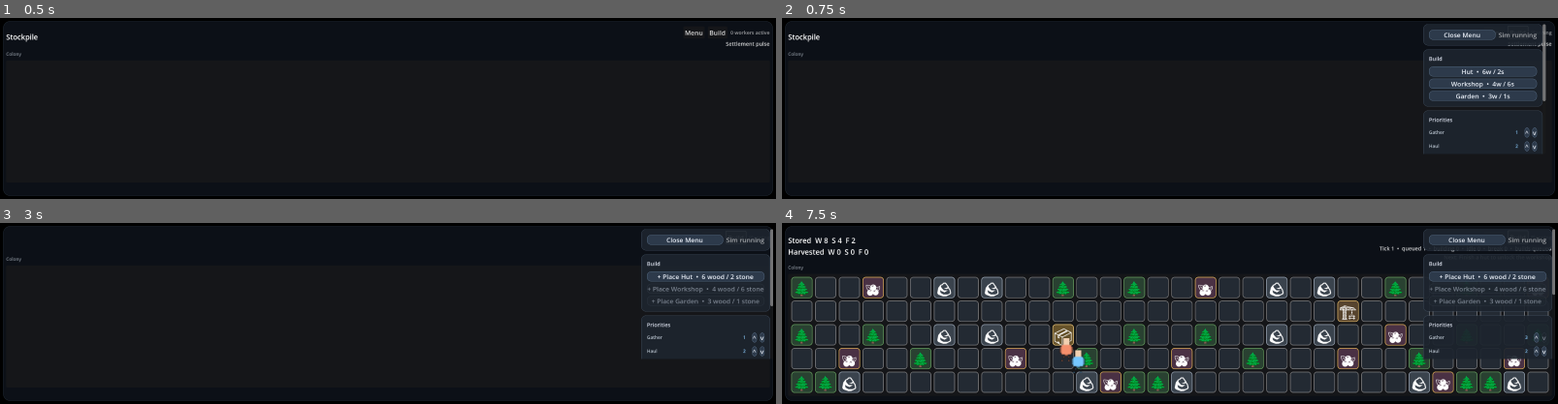
Above: before the commit, frames 1-4 (two rows, left to right).
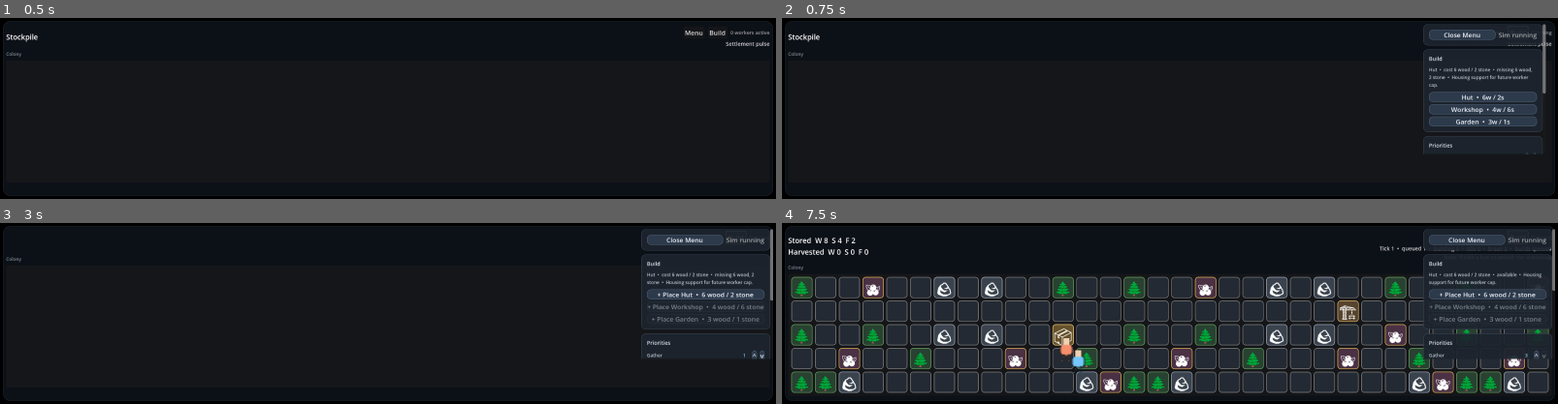
Above: after the commit, the same moments.

Repository: misospace/windowstead
Game: Godot game, scene res://scenes/main.tscn
The game is run twice, just before and just after one commit, with the same random seed, the same clock (stepped at 60 frames per second) and the same inputs.
Inputs (mouse positions are in pixels of both pictures, inside the frame that each line leads up to):
- Up to frame 1 (0.5 s): no input
- Up to frame 2 (0.75 s): click "Build" at 0.5 s
- Up to frame 3 (3 s): click "Hut • 6w / 2s" at 1.25 s; click "Cancel Build" at 2 s; click "Build" at 2.75 s
- Up to frame 4 (7.5 s): click "+ Place Hut • 6 wood / 2 stone" at 3.5 s; click "Menu" at 4.25 s; click "New Game" at 5 s; click "New Game" at 5.75 s; tap Enter at 6.5 s; move the mouse to (1340, 304) at 6.52 s; click (1340, 304) at 6.67 s; click "Build" at 7.25 s

Frame 1 is identical in both runs. In frame 2, 3.5% of the frame differs, in the area x 82-99%, y 26-76%; in frame 3, 2.6%; in frame 4, 2.6%.
Error before the commit: Invalid access to property or key 'events' on a base object of type 'Dictionary'. (res://scripts/main.gd:1848)
Error after the commit: Invalid access to property or key 'events' on a base object of type 'Dictionary'. (res://scripts/main.gd:1896)

Commit message:
Add build cost effect preview

Diff:
--- a/scenes/main.tscn
+++ b/scenes/main.tscn
@@ -291,6 +291,12 @@
 layout_mode = 2
 text = "Build"
 
+[node name="BuildPreviewLabel" type="Label" parent="Backdrop/Margin/Root/SidebarScroll/Right/ManagementPanels/BuildPanel/BuildMargin/BuildBox"]
+unique_name_in_owner = true
+layout_mode = 2
+text = "Select a build"
+autowrap_mode = 3
+
 [node name="BuildButtons" type="VBoxContainer" parent="Backdrop/Margin/Root/SidebarScroll/Right/ManagementPanels/BuildPanel/BuildMargin/BuildBox"]
 unique_name_in_owner = true
 layout_mode = 2
--- a/scripts/constants.gd
+++ b/scripts/constants.gd
@@ -42,6 +42,12 @@
 	"garden": {"wood": 3, "stone": 1},
 }
 
+const BUILD_EFFECTS := {
+	"hut": "Housing support for future worker cap.",
+	"workshop": "Improves build speed and unlocks garden.",
+	"garden": "Adds a steady food supply boost.",
+}
+
 const BUILD_UNLOCKS := {
 	"hut": true,
 	"workshop": "hut",
--- a/scripts/main.gd
+++ b/scripts/main.gd
@@ -8,6 +8,7 @@
 const TILE_BACKDROPS := Constants.TILE_BACKDROPS
 const WORKER_BADGE_COLORS := Constants.WORKER_BADGE_COLORS
 const BUILD_COSTS := Constants.BUILD_COSTS
+const BUILD_EFFECTS := Constants.BUILD_EFFECTS
 const LayoutMath := preload("res://scripts/layout_math.gd")
 const BUILD_UNLOCKS := Constants.BUILD_UNLOCKS
 
@@ -33,6 +34,7 @@
 @onready var menu_button: Button = %HudMenuButton
 @onready var menu_hint: Label = %HudHint
 @onready var build_mode_button: Button = %BuildModeButton
+@onready var build_preview_label: Label = %BuildPreviewLabel
 @onready var menu_actions: VBoxContainer = %MenuActions
 @onready var management_panels: VBoxContainer = %ManagementPanels
 @onready var settings_panel: PanelContainer = %SettingsPanel
@@ -122,7 +124,7 @@
 			label.add_theme_font_size_override("font_size", 14)
 			label.add_theme_color_override("font_color", Color(0.93, 0.95, 1.0, 0.96))
 
-	for label_name in ["GatherLabel", "HaulLabel", "BuildLabel", "DockSideLabel", "TickSpeedLabel", "WorldLabel", "ActivityLabel", "StatusLabel", "HudHint", "TickSpeedValue"]:
+	for label_name in ["GatherLabel", "HaulLabel", "BuildLabel", "DockSideLabel", "TickSpeedLabel", "WorldLabel", "ActivityLabel", "StatusLabel", "HudHint", "TickSpeedValue", "BuildPreviewLabel"]:
 		var info_label := maybe_node("%%%s" % label_name) as Label
 		if info_label:
 			info_label.add_theme_font_size_override("font_size", 12)
@@ -633,7 +635,10 @@
 func wire_controls() -> void:
 	for row in %BuildButtons.get_children():
 		if row is Button:
-			row.pressed.connect(func() -> void: begin_build_placement(String(row.get_meta("kind"))))
+			var kind := String(row.get_meta("kind"))
+			row.pressed.connect(func() -> void: begin_build_placement(kind))
+			row.mouse_entered.connect(func() -> void: update_build_preview(kind))
+			row.focus_entered.connect(func() -> void: update_build_preview(kind))
 	%SaveButton.pressed.connect(save_game)
 	%ResetButton.pressed.connect(start_new_game)
 	menu_button.pressed.connect(toggle_menu)
@@ -791,6 +796,7 @@
 	for child in management_panels.get_children():
 		child.visible = child != settings_panel
 	settings_panel.visible = false
+	update_build_preview(first_visible_build_kind())
 	update_menu_button_text()
 
 func open_settings() -> void:
@@ -1281,7 +1287,8 @@
 		push_event("%s is locked. Build the previous upgrade first." % cap(kind))
 		return
 	pending_build_kind = kind
-	world_label.text = "Colony  •  placing %s" % cap(kind)
+	world_label.text = "Colony  •  placing %s  •  %s" % [cap(kind), build_cost_text(kind)]
+	status_label.text = build_preview_text(kind)
 	push_event("Placement mode: click a ground tile for %s." % cap(kind))
 	sidebar_scroll.visible = false
 	menu_actions.visible = false
@@ -1536,10 +1543,51 @@
 			var costs: Dictionary = BUILD_COSTS[kind]
 			child.disabled = not unlocked
 			child.text = "+ Place %s  •  %d wood / %d stone" % [cap(kind), int(costs.get("wood", 0)), int(costs.get("stone", 0))]
-			if unlocked:
-				child.tooltip_text = "Click, then place a %s on an open tile." % cap(kind)
-			else:
-				child.tooltip_text = "Locked until %s is finished." % cap(String(BUILD_UNLOCKS[kind]))
+			child.tooltip_text = build_preview_text(kind)
+	update_build_preview(pending_build_kind if not pending_build_kind.is_empty() else first_visible_build_kind())
+
+func first_visible_build_kind() -> String:
+	for child in %BuildButtons.get_children():
+		if child is Button:
+			return String(child.get_meta("kind"))
+	return ""
+
+func update_build_preview(kind: String) -> void:
+	if kind.is_empty() or not is_instance_valid(build_preview_label):
+		return
+	build_preview_label.text = build_preview_text(kind)
+
+func build_cost_text(kind: String) -> String:
+	var costs: Dictionary = BUILD_COSTS.get(kind, {})
+	var parts: Array[String] = []
+	for resource in ["wood", "stone"]:
+		var amount := int(costs.get(resource, 0))
+		if amount > 0:
+			parts.append("%d %s" % [amount, resource])
+	return "free" if parts.is_empty() else " / ".join(parts)
+
+func missing_build_resources(kind: String) -> Array[String]:
+	var missing: Array[String] = []
+	var costs: Dictionary = BUILD_COSTS.get(kind, {})
+	for resource in ["wood", "stone"]:
+		var shortage := int(costs.get(resource, 0)) - int(state.get("resources", {}).get(resource, 0))
+		if shortage > 0:
+			missing.append("%d %s" % [shortage, resource])
+	return missing
+
+func build_preview_text(kind: String) -> String:
+	var missing := missing_build_resources(kind)
+	var missing_text := "missing " + ", ".join(missing) if not missing.is_empty() else "available"
+	var locked_text := ""
+	if not is_structure_unlocked(kind):
+		locked_text = "  •  locked until %s" % cap(String(BUILD_UNLOCKS[kind]))
+	return "%s  •  cost %s  •  %s  •  %s%s" % [
+		cap(kind),
+		build_cost_text(kind),
+		missing_text,
+		String(BUILD_EFFECTS.get(kind, "Adds a colony upgrade.")),
+		locked_text,
+	]
 
 func tile_icon(tile: Dictionary, pos: Vector2i) -> String:
 	if not pending_build_kind.is_empty() and pos == hovered_tile_pos():
--- a/tests/test_constants.gd
+++ b/tests/test_constants.gd
@@ -12,58 +12,66 @@
 func _initialize() -> void:
 	var pass_count := 0
 	var fail_count := 0
+	var test_count := 0
 
 	# --- Worker names ---
-	pass_count += test("WORKER_NAMES has exactly 2 entries", _test_worker_names_count)
-	pass_count += test("WORKER_NAMES[0] is Jun", _test_worker_names_first)
-	pass_count += test("WORKER_NAMES[1] is Mara", _test_worker_names_second)
+	test_count += 1; pass_count += test("WORKER_NAMES has exactly 2 entries", _test_worker_names_count)
+	test_count += 1; pass_count += test("WORKER_NAMES[0] is Jun", _test_worker_names_first)
+	test_count += 1; pass_count += test("WORKER_NAMES[1] is Mara", _test_worker_names_second)
 
 	# --- Timing constants ---
-	pass_count += test("BASE_TICK_SECONDS is 0.9", _test_base_tick_seconds)
-	pass_count += test("EVENT_INTERVAL_TICKS is 66", _test_event_interval_ticks)
+	test_count += 1; pass_count += test("BASE_TICK_SECONDS is 0.9", _test_base_tick_seconds)
+	test_count += 1; pass_count += test("EVENT_INTERVAL_TICKS is 66", _test_event_interval_ticks)
 
 	# --- Resource colors ---
-	pass_count += test("RESOURCE_COLORS has wood key", _test_resource_color_wood)
-	pass_count += test("RESOURCE_COLORS has stone key", _test_resource_color_stone)
-	pass_count += test("RESOURCE_COLORS has food key", _test_resource_color_food)
-	pass_count += test("RESOURCE_COLORS has exactly 3 entries", _test_resource_color_count)
+	test_count += 1; pass_count += test("RESOURCE_COLORS has wood key", _test_resource_color_wood)
+	test_count += 1; pass_count += test("RESOURCE_COLORS has stone key", _test_resource_color_stone)
+	test_count += 1; pass_count += test("RESOURCE_COLORS has food key", _test_resource_color_food)
+	test_count += 1; pass_count += test("RESOURCE_COLORS has exactly 3 entries", _test_resource_color_count)
 
 	# --- Structure colors ---
-	pass_count += test("STRUCTURE_COLORS has hut key", _test_structure_color_hut)
-	pass_count += test("STRUCTURE_COLORS has workshop key", _test_structure_color_workshop)
-	pass_count += test("STRUCTURE_COLORS has garden key", _test_structure_color_garden)
-	pass_count += test("STRUCTURE_COLORS has exactly 3 entries", _test_structure_color_count)
+	test_count += 1; pass_count += test("STRUCTURE_COLORS has hut key", _test_structure_color_hut)
+	test_count += 1; pass_count += test("STRUCTURE_COLORS has workshop key", _test_structure_color_workshop)
+	test_count += 1; pass_count += test("STRUCTURE_COLORS has garden key", _test_structure_color_garden)
+	test_count += 1; pass_count += test("STRUCTURE_COLORS has exactly 3 entries", _test_structure_color_count)
 
 	# --- Tile backdrops ---
-	pass_count += test("TILE_BACKDROPS has ground key", _test_tile_backdrop_ground)
-	pass_count += test("TILE_BACKDROPS has tree key", _test_tile_backdrop_tree)
-	pass_count += test("TILE_BACKDROPS has rock key", _test_tile_backdrop_rock)
-	pass_count += test("TILE_BACKDROPS has berries key", _test_tile_backdrop_berries)
-	pass_count += test("TILE_BACKDROPS has foundation key", _test_tile_backdrop_foundation)
-	pass_count += test("TILE_BACKDROPS has stockpile key", _test_tile_backdrop_stockpile)
-	pass_count += test("TILE_BACKDROPS has exactly 9 entries", _test_tile_backdrop_count)
+	test_count += 1; pass_count += test("TILE_BACKDROPS has ground key", _test_tile_backdrop_ground)
+	test_count += 1; pass_count += test("TILE_BACKDROPS has tree key", _test_tile_backdrop_tree)
+	test_count += 1; pass_count += test("TILE_BACKDROPS has rock key", _test_tile_backdrop_rock)
+	test_count += 1; pass_count += test("TILE_BACKDROPS has berries key", _test_tile_backdrop_berries)
+	test_count += 1; pass_count += test("TILE_BACKDROPS has foundation key", _test_tile_backdrop_foundation)
+	test_count += 1; pass_count += test("TILE_BACKDROPS has stockpile key", _test_tile_backdrop_stockpile)
+	test_count += 1; pass_count += test("TILE_BACKDROPS has exactly 9 entries", _test_tile_backdrop_count)
 
 	# --- Worker badge colors ---
-	pass_count += test("WORKER_BADGE_COLORS has Jun", _test_badge_color_jun)
-	pass_count += test("WORKER_BADGE_COLORS has Mara", _test_badge_color_mara)
-	pass_count += test("WORKER_BADGE_COLORS has exactly 2 entries", _test_badge_color_count)
+	test_count += 1; pass_count += test("WORKER_BADGE_COLORS has Jun", _test_badge_color_jun)
+	test_count += 1; pass_count += test("WORKER_BADGE_COLORS has Mara", _test_badge_color_mara)
+	test_count += 1; pass_count += test("WORKER_BADGE_COLORS has exactly 2 entries", _test_badge_color_count)
 
 	# --- Build costs ---
-	pass_count += test("BUILD_COSTS hut: 6 wood, 2 stone", _test_build_cost_hut)
-	pass_count += test("BUILD_COSTS workshop: 4 wood, 6 stone", _test_build_cost_workshop)
-	pass_count += test("BUILD_COSTS garden: 3 wood, 1 stone", _test_build_cost_garden)
-	pass_count += test("BUILD_COSTS has exactly 3 entries", _test_build_cost_count)
+	test_count += 1; pass_count += test("BUILD_COSTS hut: 6 wood, 2 stone", _test_build_cost_hut)
+	test_count += 1; pass_count += test("BUILD_COSTS workshop: 4 wood, 6 stone", _test_build_cost_workshop)
+	test_count += 1; pass_count += test("BUILD_COSTS garden: 3 wood, 1 stone", _test_build_cost_garden)
+	test_count += 1; pass_count += test("BUILD_COSTS has exactly 3 entries", _test_build_cost_count)
+
+	# --- Build effects ---
+	test_count += 1; pass_count += test("BUILD_EFFECTS hut describes housing support", _test_build_effect_hut)
+	test_count += 1; pass_count += test("BUILD_EFFECTS workshop describes unlock/build speed", _test_build_effect_workshop)
+	test_count += 1; pass_count += test("BUILD_EFFECTS garden describes food supply", _test_build_effect_garden)
+	test_count += 1; pass_count += test("BUILD_EFFECTS has exactly 3 entries", _test_build_effect_count)
 
 	# --- Build unlocks ---
-	pass_count += test("BUILD_UNLOCKS hut is true (unlocked)", _test_unlock_hut)
-	pass_count += test("BUILD_UNLOCKS workshop requires hut", _test_unlock_workshop)
-	pass_count += test("BUILD_UNLOCKS garden requires workshop", _test_unlock_garden)
-	pass_count += test("BUILD_UNLOCKS has exactly 3 entries", _test_unlock_count)
+	test_count += 1; pass_count += test("BUILD_UNLOCKS hut is true (unlocked)", _test_unlock_hut)
+	test_count += 1; pass_count += test("BUILD_UNLOCKS workshop requires hut", _test_unlock_workshop)
+	test_count += 1; pass_count += test("BUILD_UNLOCKS garden requires workshop", _test_unlock_garden)
+	test_count += 1; pass_count += test("BUILD_UNLOCKS has exactly 3 entries", _test_unlock_count)
 
 	# --- Consistency: all build costs have wood+stone ---
-	pass_count += test("All BUILD_COSTS entries have wood and stone keys", _test_build_costs_complete)
-
-	fail_count = 28 - pass_count
+	test_count += 1; pass_count += test("All BUILD_COSTS entries have wood and stone keys", _test_build_costs_complete)
+	test_count += 1; pass_count += test("All BUILD_COSTS entries have effect copy", _test_build_effects_complete)
+
+	fail_count = test_count - pass_count
 	print("\n=== Constants Regression Tests ===")
 	print("Passed: %d" % pass_count)
 	print("Failed: %d" % fail_count)
@@ -181,6 +189,19 @@
 func _test_build_cost_count() -> bool:
 	return C.BUILD_COSTS.size() == 3
 
+func _test_build_effect_hut() -> bool:
+	return String(C.BUILD_EFFECTS.get("hut", "")).find("Housing") >= 0
+
+func _test_build_effect_workshop() -> bool:
+	var effect := String(C.BUILD_EFFECTS.get("workshop", ""))
+	return effect.find("build speed") >= 0 and effect.find("garden") >= 0
+
+func _test_build_effect_garden() -> bool:
+	return String(C.BUILD_EFFECTS.get("garden", "")).find("food") >= 0
+
+func _test_build_effect_count() -> bool:
+	return C.BUILD_EFFECTS.size() == 3
+
 func _test_unlock_hut() -> bool:
 	return C.BUILD_UNLOCKS.get("hut") == true
 
@@ -198,3 +219,9 @@
 		if not C.BUILD_COSTS[kind].has("wood") or not C.BUILD_COSTS[kind].has("stone"):
 			return false
 	return true
+
+func _test_build_effects_complete() -> bool:
+	for kind in C.BUILD_COSTS.keys():
+		if not C.BUILD_EFFECTS.has(kind) or String(C.BUILD_EFFECTS[kind]).is_empty():
+			return false
+	return true
